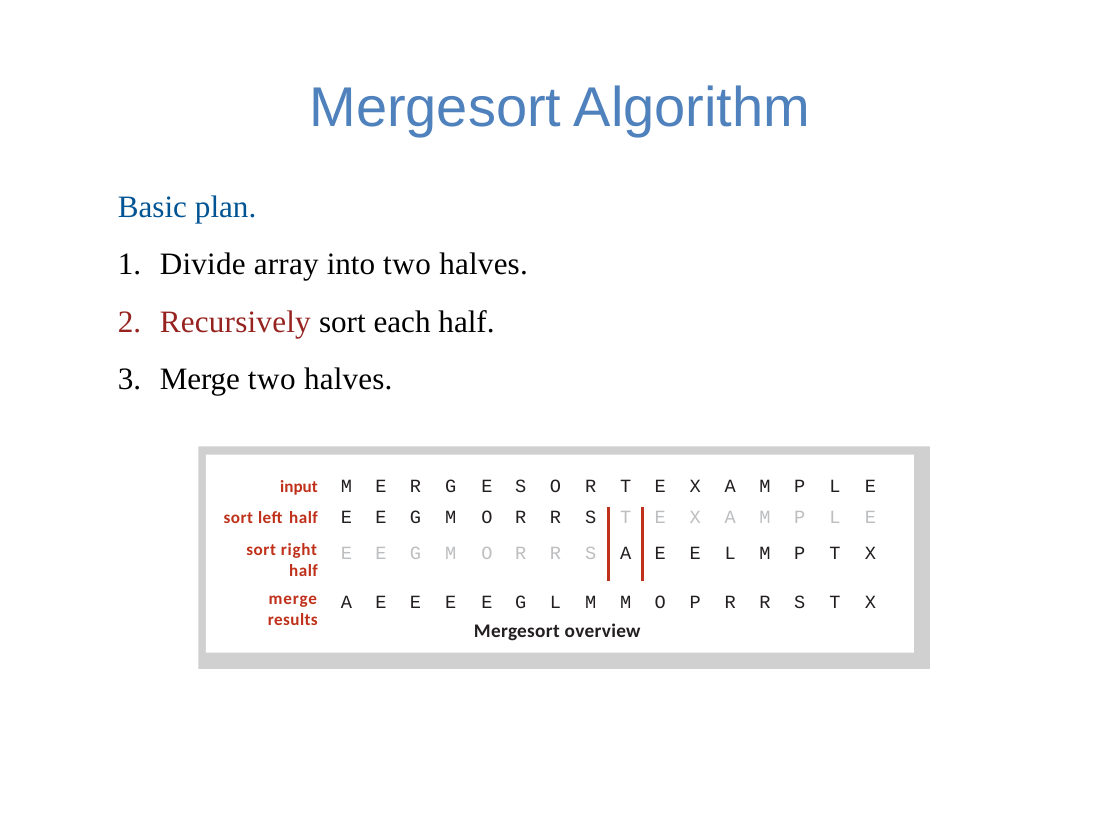
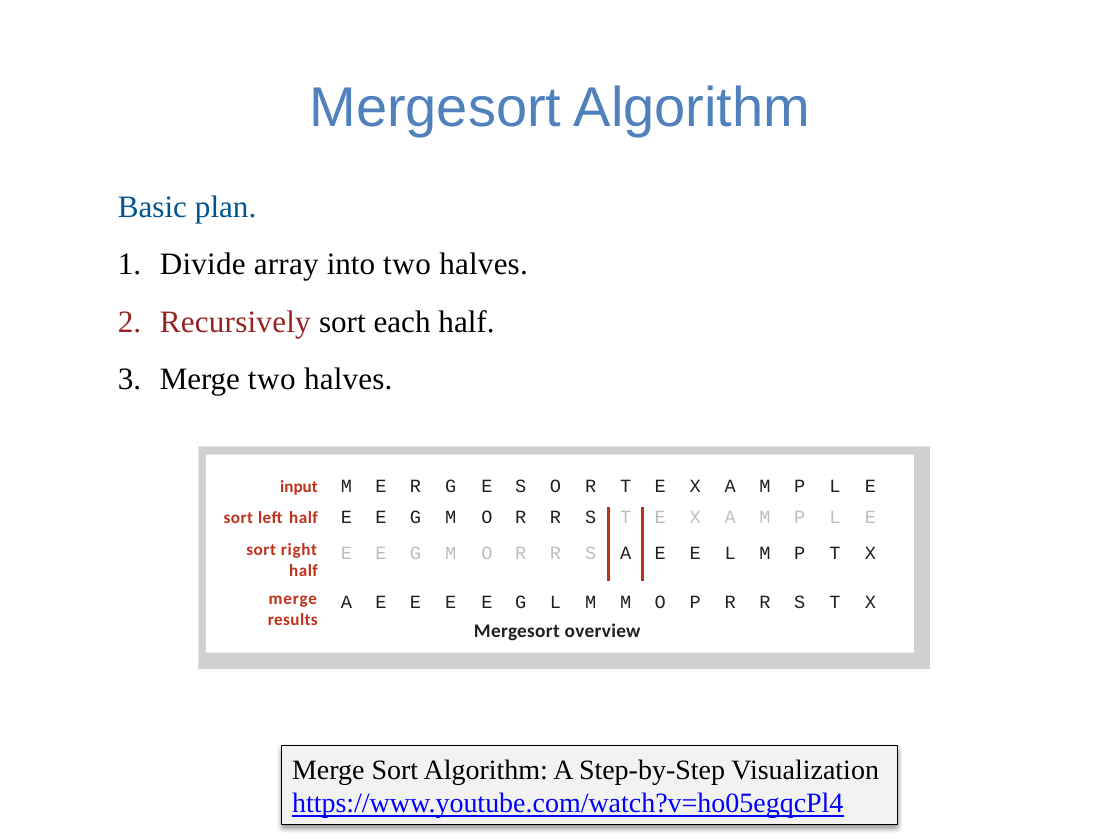
Before and after one commit to guhofstra/CSC111Fa25, a slide deck: slide 26 of PPTs/Lecture 13-sorting algorithms.pptx. Drawn at 1120x840 pixels with LibreOffice and Linux fonts; fonts in the diff are those of the drawing; grey boxes stand for pictures. Boxes give left, top, right and bottom in pixels: in the first picture for what was removed or moved away, otherwise in the second. Text is boxed around its words. In the diff, an @@ line names an element or a change of style, - is before the commit and + after.

```diff
--- a/PPTs/Lecture 13-sorting algorithms.pptx
+++ b/PPTs/Lecture 13-sorting algorithms.pptx
@@ rectangle added at box(281, 746, 897, 825), fill #F2F2F2, outline #000000 0.5 pt, 18 pt, text #000000 @@
+Merge Sort Algorithm: A Step-by-Step Visualization
+https://www.youtube.com/watch?v=ho05egqcPl4
```
Also in this commit, not shown: 10 other slides changed, 1 slide added, 1 slide removed, 6 other files.
